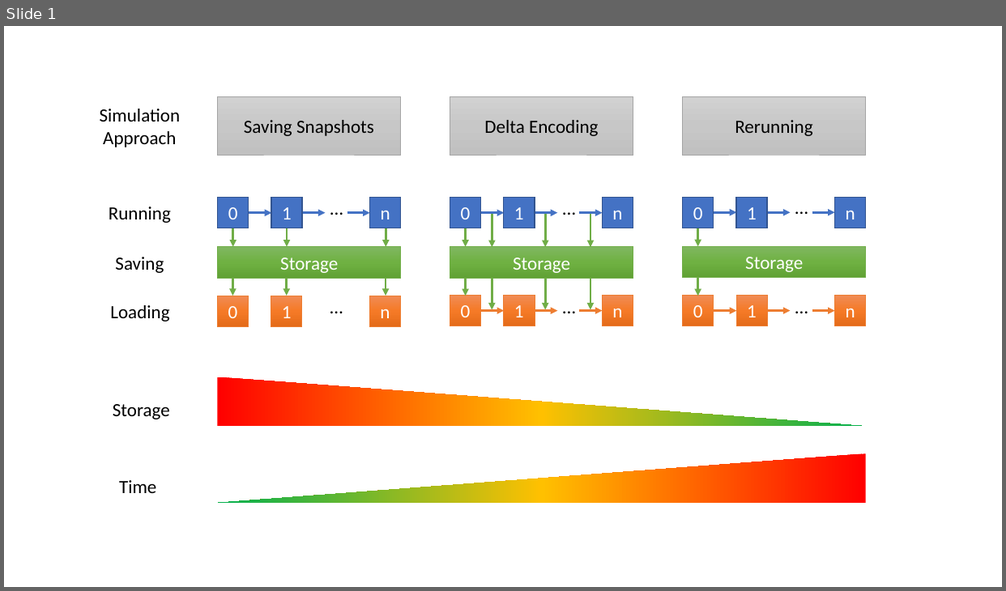
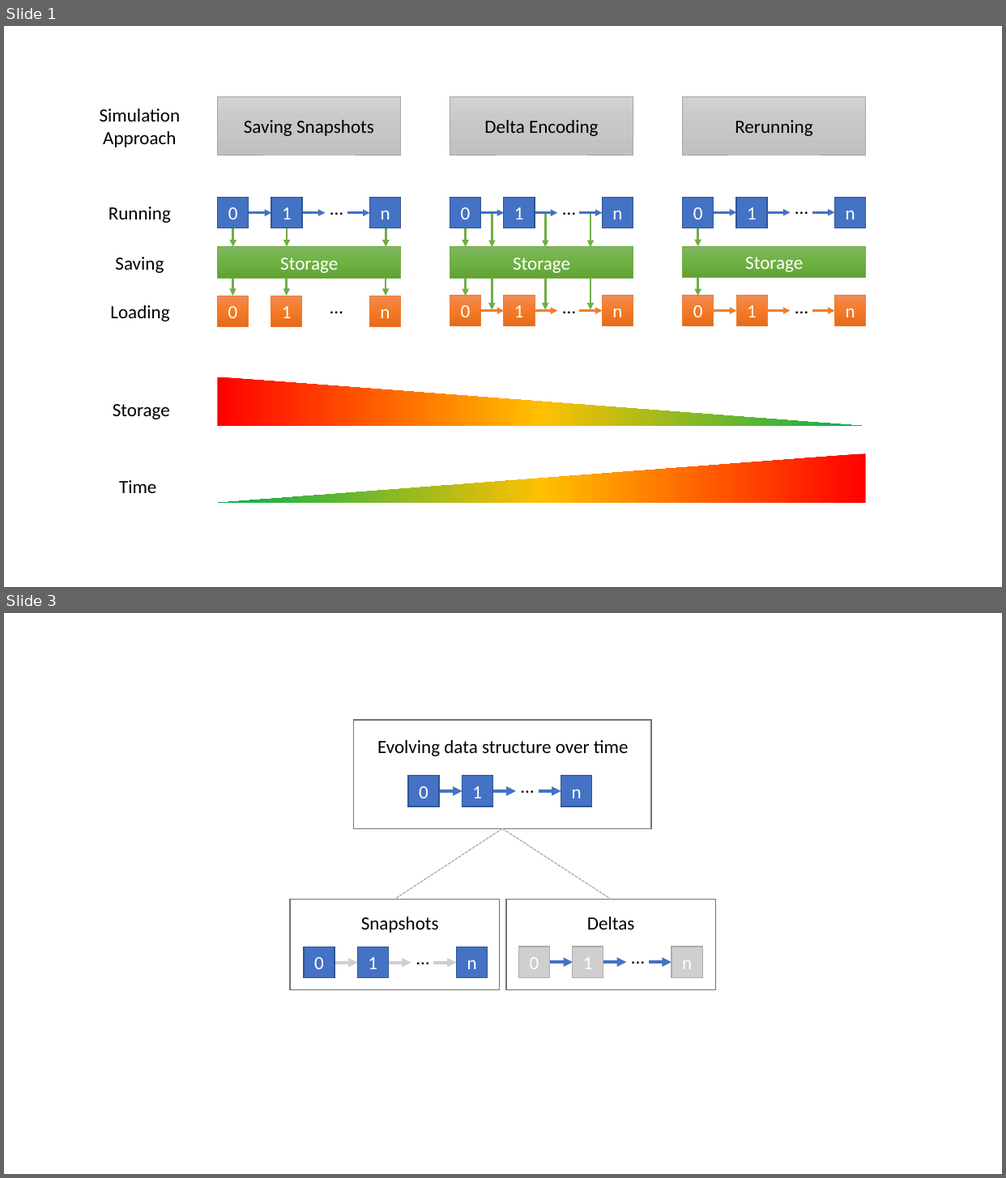
Before and after one commit to aslan-ng/keepdelta, a slide deck: paper/images/graphics.pptx. Shown one above the other, each under a label of ours: slide 1 before the commit, slides 1 and 3 after it; the slides between them are not shown. The pictures are 1006x591 and 1006x1178 pixels, drawn with LibreOffice and Linux fonts; fonts in the diff are those of the drawing. Boxes give left, top, right and bottom in pixels: in the first picture for what was removed or moved away, otherwise in the second. Text is boxed around its words. In the diff, an @@ line names an element or a change of style, - is before the commit and + after.

```diff
--- a/paper/images/graphics.pptx
+++ b/paper/images/graphics.pptx
@@ slide 3 added at <box>4,613,1002,1174</box>, background #FFFFFF @@
@@ rectangle added at <box>354,720,651,828</box>, outline #767171 1 pt @@
@@ text added at <box>377,740,629,756</box>, 18 pt, text #000000 @@
+Evolving data structure over time
@@ rectangle added at <box>408,776,439,806</box>, fill #4472C4, outline #325491 1 pt, 18 pt, text #FFFFFF @@
+0
@@ rectangle added at <box>462,776,493,806</box>, fill #4472C4, outline #325491 1 pt, 18 pt, text #FFFFFF @@
+1
@@ text added at <box>513,771,543,801</box>, 18 pt, text #000000 @@
+…
@@ rectangle added at <box>561,776,592,806</box>, fill #4472C4, outline #325491 1 pt, 18 pt, text #FFFFFF @@
+n
@@ arrow added from (440, 791) to (462, 791), #4472C4 3 pt @@
@@ arrow added from (493, 791) to (516, 791), #4472C4 3 pt @@
@@ arrow added from (539, 791) to (561, 791), #4472C4 3 pt @@
@@ line added from (503, 828) to (394, 900), #AFABAB 1 pt dashed @@
@@ line added from (503, 828) to (612, 900), #AFABAB 1 pt dashed @@
@@ rectangle added at <box>290,900,500,991</box>, outline #767171 1 pt @@
@@ rectangle added at <box>506,900,716,991</box>, outline #767171 1 pt @@
@@ text added at <box>361,917,439,933</box>, 18 pt, text #000000 @@
+Snapshots
@@ text added at <box>587,917,635,930</box>, 18 pt, text #000000 @@
+Deltas
@@ rectangle added at <box>304,948,334,978</box>, fill #4472C4, outline #325491 1 pt, 18 pt, text #FFFFFF @@
+0
@@ rectangle added at <box>357,948,388,978</box>, fill #4472C4, outline #325491 1 pt, 18 pt, text #FFFFFF @@
+1
@@ text added at <box>409,943,437,973</box>, 18 pt, text #000000 @@
+…
@@ rectangle added at <box>457,948,488,978</box>, fill #4472C4, outline #325491 1 pt, 18 pt, text #FFFFFF @@
+n
@@ rectangle added at <box>519,947,550,977</box>, fill #D0CECE, outline #AFABAB 1 pt, 18 pt, text #FFFFFF @@
+0
@@ rectangle added at <box>572,947,603,977</box>, fill #D0CECE, outline #AFABAB 1 pt, 18 pt, text #FFFFFF @@
+1
@@ text added at <box>624,943,652,973</box>, 18 pt, text #000000 @@
+…
@@ rectangle added at <box>671,947,702,977</box>, fill #D0CECE, outline #AFABAB 1 pt, 18 pt, text #FFFFFF @@
+n
@@ arrow added from (335, 963) to (358, 963), #D0CECE 3 pt @@
@@ arrow added from (389, 963) to (411, 963), #D0CECE 3 pt @@
@@ arrow added from (434, 963) to (457, 963), #D0CECE 3 pt @@
@@ arrow added from (550, 963) to (573, 963), #4472C4 3 pt @@
@@ arrow added from (603, 963) to (626, 963), #4472C4 3 pt @@
@@ arrow added from (649, 963) to (671, 963), #4472C4 3 pt @@
```
Also in this commit, not shown: 1 other slide added, 5 other files.
